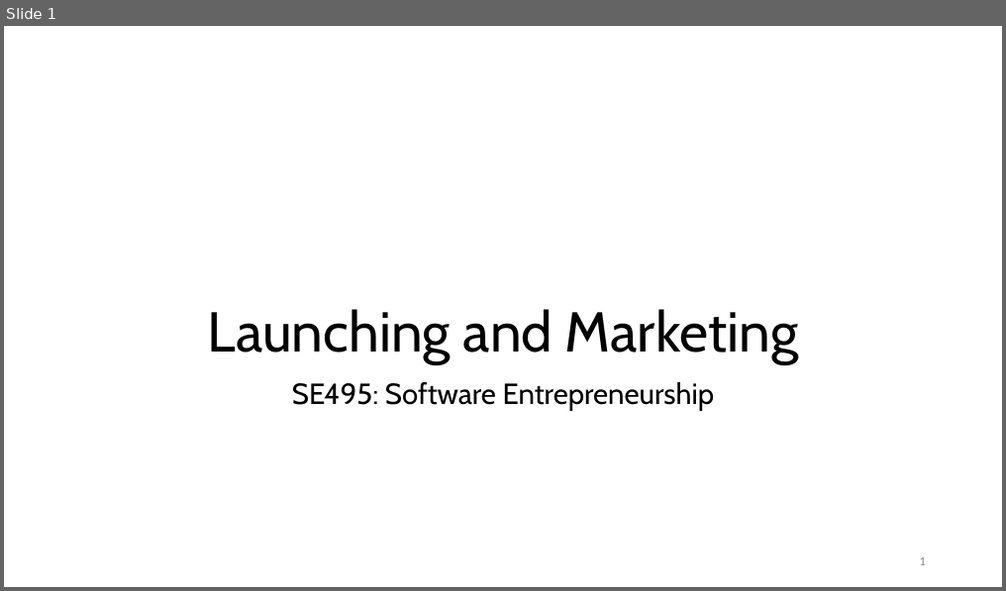
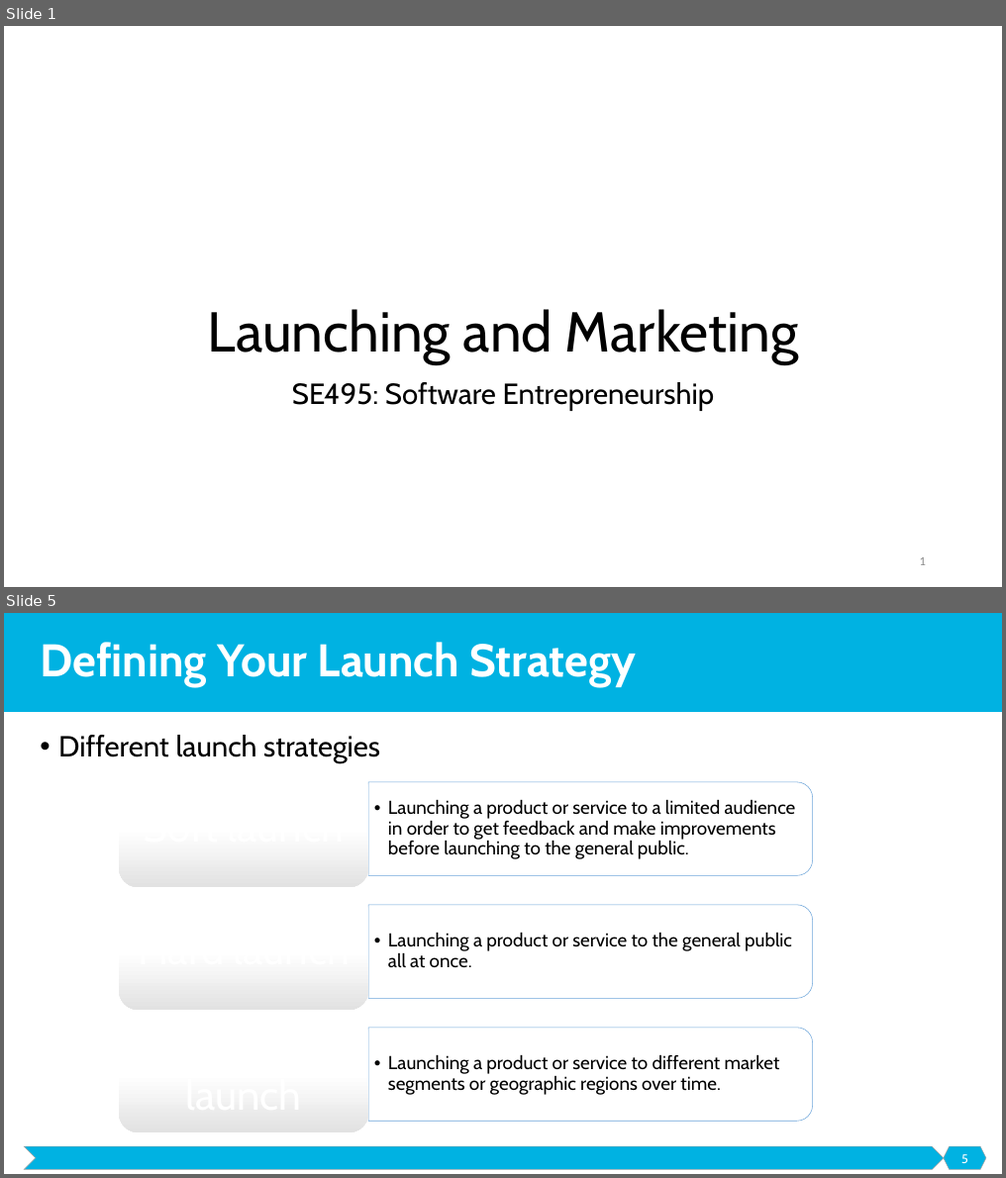
Before and after one commit to malenezi/malenezi, a slide deck: SE495/Lectures/6-Launching and Marketing/Launching and Marketing.pptx. Shown one above the other, each under a label of ours: slide 1 before the commit, slides 1 and 5 after it; the slides between them are not shown. The pictures are 1006x591 and 1006x1178 pixels, drawn with LibreOffice and Linux fonts; fonts in the diff are those of the drawing; background and template pictures are left out. Boxes give left, top, right and bottom in pixels: in the first picture for what was removed or moved away, otherwise in the second. Text is boxed around its words. In the diff, an @@ line names an element or a change of style, - is before the commit and + after.

Commit message:
2024

```diff
--- a/SE495/Lectures/6-Launching and Marketing/Launching and Marketing.pptx
+++ b/SE495/Lectures/6-Launching and Marketing/Launching and Marketing.pptx
@@ slide 5 added at <box>4,613,1002,1174</box>, background #FFFFFF @@
@@ rectangle added at <box>4,613,1002,712</box>, fill #00B2E2 @@
@@ title added at <box>40,642,636,687</box>, 44 pt, text #FFFFFF, bold @@
+Defining Your Launch Strategy
@@ text added at <box>58,735,380,763</box>, 28 pt, text #000000 @@
+• Different launch strategies
@@ group added at <box>119,770,813,1133</box>: 3 round same rects, 3 texts, 3 rounded rectangles @@
+  •• Launching a product or service to a limited audience in order to get feedback and make improvements before launching to the general public.
+  •• Launching a product or service to the general public all at once.
+  •• Launching a product or service to different market segments or geographic regions over time.
@@ chevron added at <box>24,1147,944,1170</box>, fill #00B2E2, outline #A5A5A5 0.5 pt @@
@@ hexagon added at <box>944,1147,986,1170</box>, fill #00B2E2, outline #A5A5A5 0.5 pt @@
@@ page number added at <box>961,1155,968,1163</box>, 12 pt, text #FFFFFF @@
+5
```
Also in this commit, not shown: 1 slide changed, 39 other slides added, 2 slides removed.
